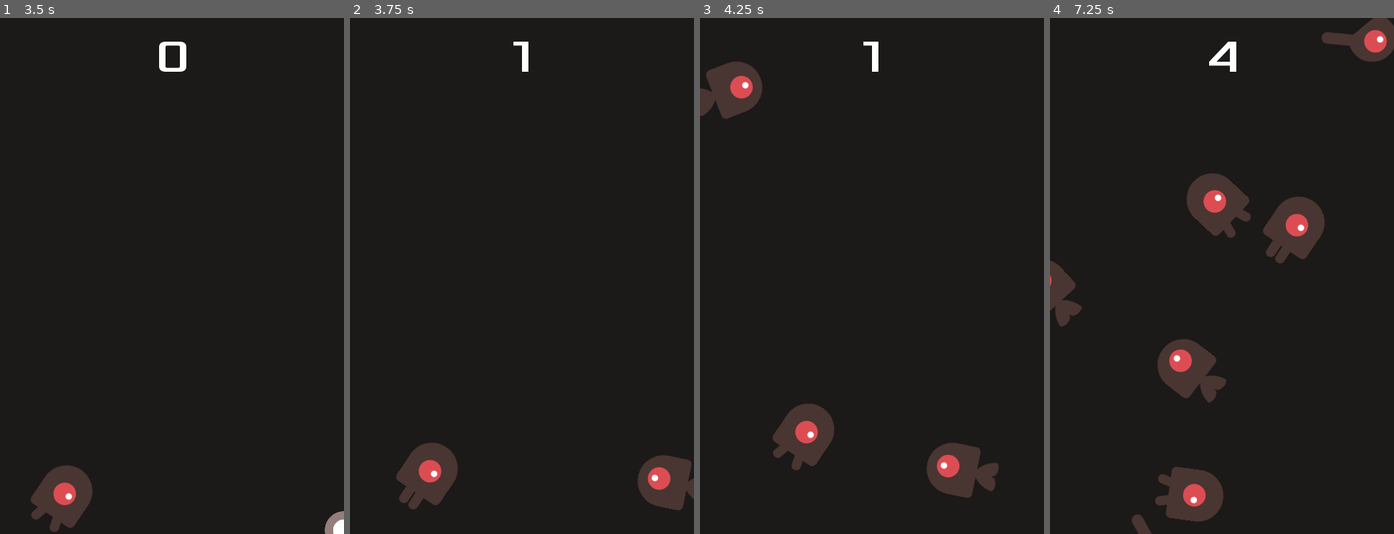
Above: before the commit, frames 1-4 (left to right).
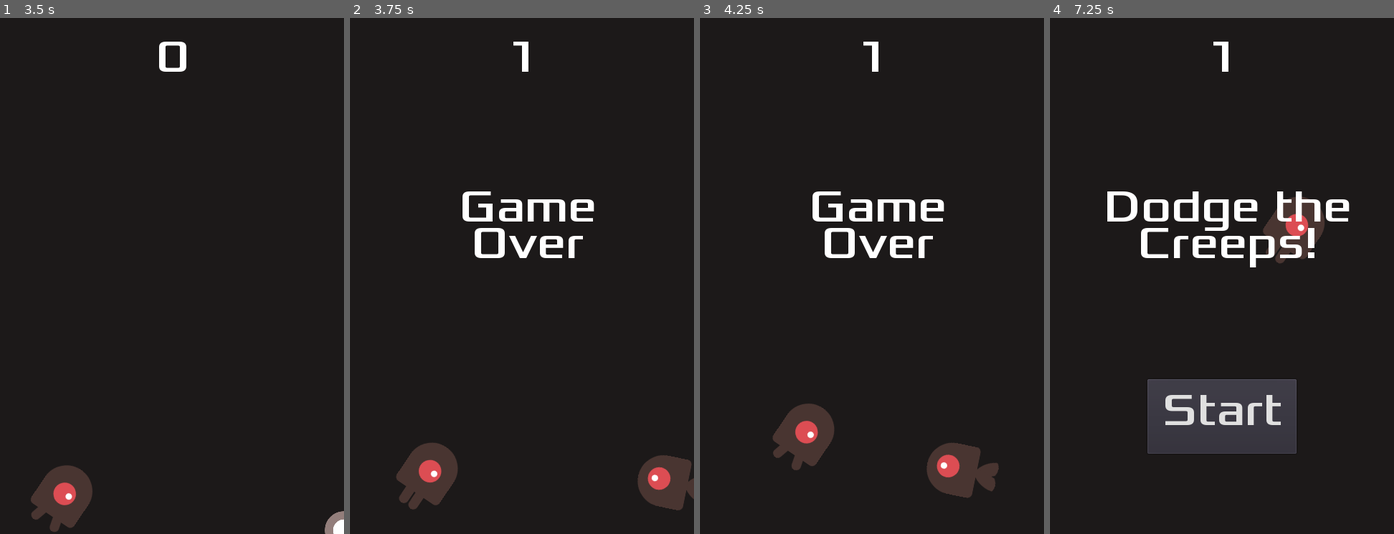
Above: after the commit, the same moments.

Repository: Syswordd/DodgeTheCreeps
Game: Godot game, scene res://Main.tscn
Same seed, same stepped clock (60 frames per second), same inputs: the game is played once before the commit and once after it.
Inputs:
- Up to frame 1 (3.5 s): click "Start" at 0.5 s; tap Enter at 1.25 s; hold Right (move_right) 1.28-2.03 s; hold Down (move_down) 2.03-2.78 s; hold Right (move_right) from 2.78 s (still down)
- Up to frame 2 (3.75 s): release Right (move_right) at 3.53 s; hold Up (move_up) from 3.53 s (still down)
- Up to frame 3 (4.25 s): keep holding Up (move_up)
- Up to frame 4 (7.25 s): release Up (move_up) at 4.28 s; hold Left (move_left) 4.28-5.78 s; hold Down (move_down) 5.78-6.53 s; hold Right (move_right) from 6.53 s (still down)

Frame 1 is identical in both runs. In frame 2, 1.7% of the frame differs, in the area x 32-72%, y 33-47%; in frame 3, 3.1%; in frame 4, 15%, in the area x 0-100%, y 0-100%.

Commit message:
Fix error game over

Diff:
--- a/Main.tscn
+++ b/Main.tscn
@@ -49,6 +49,8 @@
 [node name="DeathSound" type="AudioStreamPlayer" parent="."]
 stream = ExtResource( 6 )
 
+[connection signal="hit" from="Player" to="." method="_on_Player_hit"]
+[connection signal="hit" from="Player" to="." method="game_over"]
 [connection signal="timeout" from="MobTimer" to="." method="_on_MobTimer_timeout"]
 [connection signal="timeout" from="ScoreTimer" to="." method="_on_ScoreTimer_timeout"]
 [connection signal="timeout" from="StartTimer" to="." method="_on_StartTimer_timeout"]
